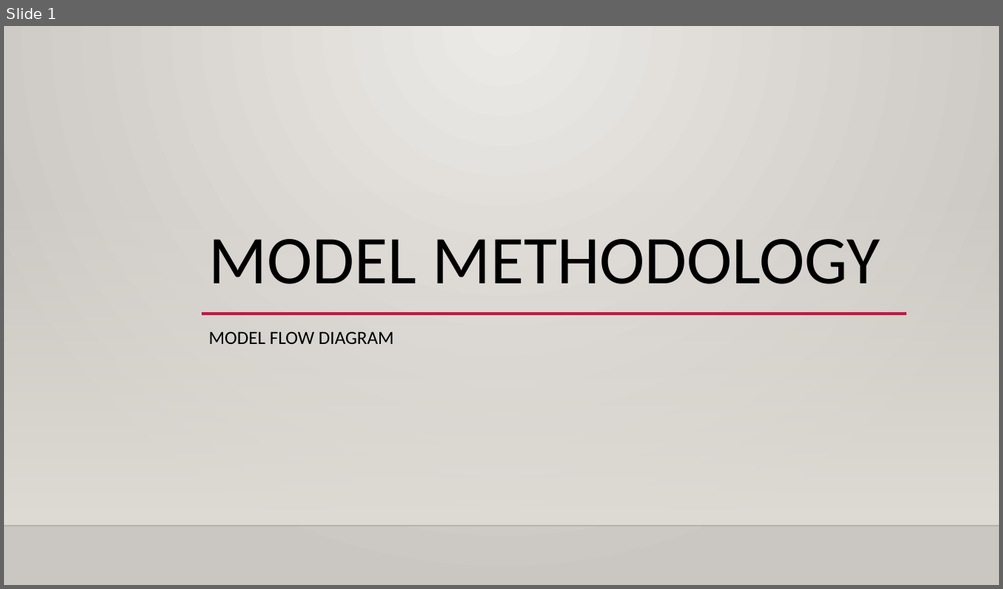
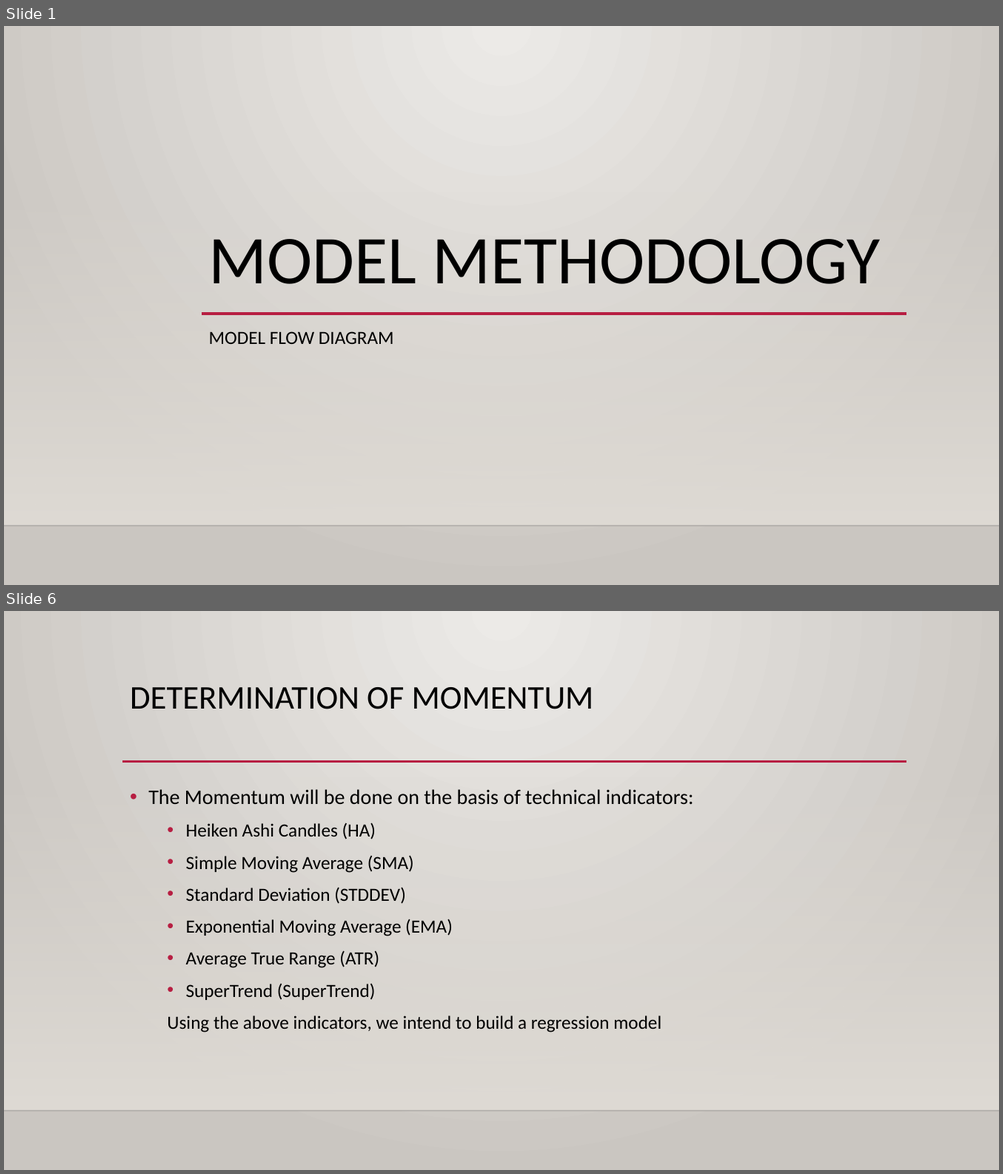
Before and after one commit to anubhav0by0/medium-term-trading-models, a slide deck: Documentation/Model Methodology.pptx. Shown one above the other, each under a label of ours: slide 1 before the commit, slides 1 and 6 after it; the slides between them are not shown. The pictures are 1003x589 and 1003x1174 pixels, drawn with LibreOffice and Linux fonts; fonts in the diff are those of the drawing; background and template pictures are left out. Boxes give left, top, right and bottom in pixels: in the first picture for what was removed or moved away, otherwise in the second. Text is boxed around its words. In the diff, an @@ line names an element or a change of style, - is before the commit and + after.

```diff
--- a/Documentation/Model Methodology.pptx
+++ b/Documentation/Model Methodology.pptx
@@ slide 6 added at (4,611,999,1170), background gradient #ECEAE7 to #CAC7C1; not listed: 2 template elements that a slide beside it also shows @@
@@ title added at (130,687,594,709), 32 pt, text #000000 @@
+DETERMINATION OF MOMENTUM
@@ line added from (122, 762) to (907, 762), #B71E42 2.5 pt @@
@@ text added at (148,789,694,1033), 18 pt, text #000000 @@
+• The Momentum will be done on the basis of technical indicators:
+  • Heiken Ashi Candles (HA)
+  • Simple Moving Average (SMA)
+  • Standard Deviation (STDDEV)
+  • Exponential Moving Average (EMA)
+  • Average True Range (ATR)
+  • SuperTrend (SuperTrend)
+  Using the above indicators, we intend to build a regression model
```
Also in this commit, not shown: 1 slide changed, 3 other slides added, 6 other files.
